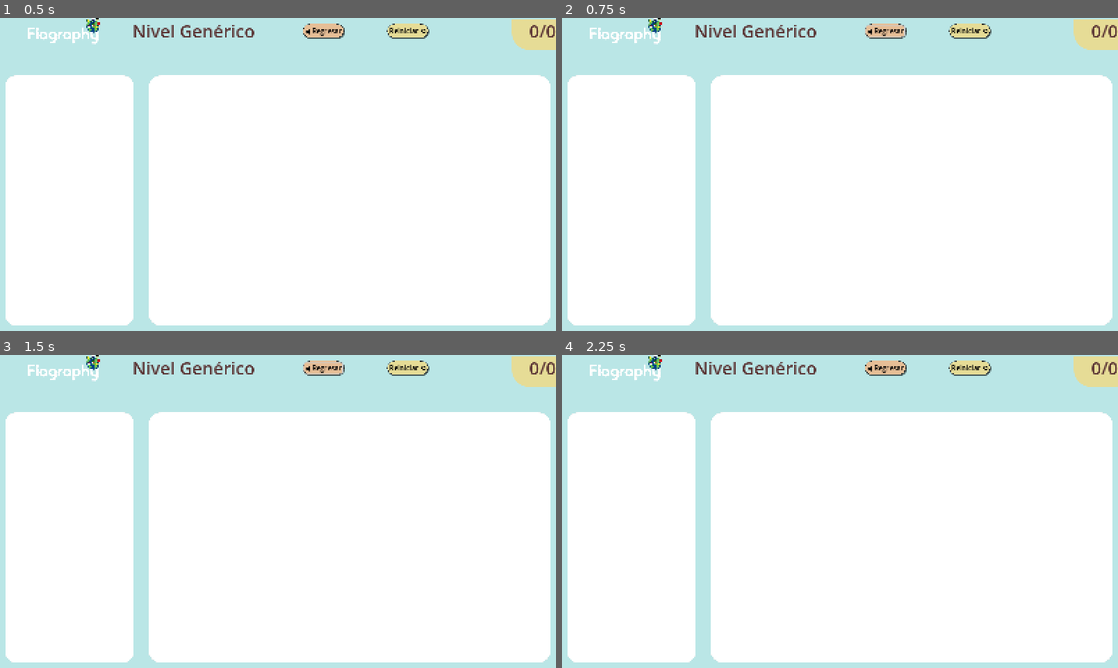
Above: before the commit, frames 1-4 (two rows, left to right).
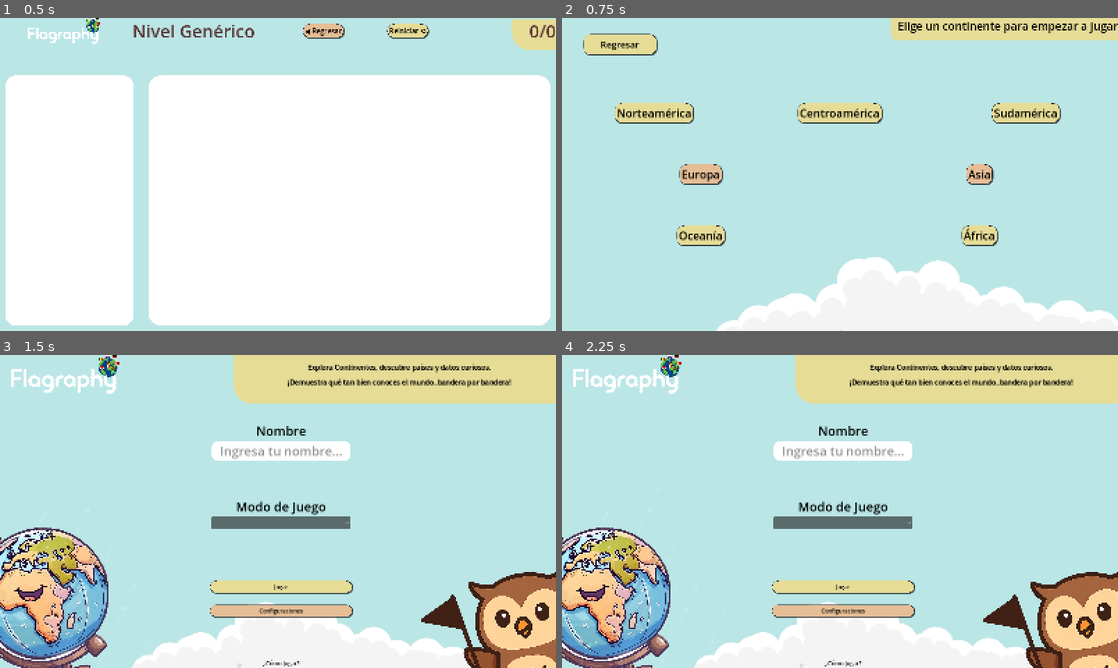
Above: after the commit, the same moments.

Repository: KealPetu/Flagraphy
Game: Godot game, scene res://Scenes/Objects/LevelBase.tscn
The game is run twice, just before and just after one commit, with the same random seed, the same clock (stepped at 60 frames per second) and the same inputs. This scene is started directly instead of the project's main scene.
Inputs (mouse positions are in pixels of both pictures, inside the frame that each line leads up to):
- Up to frame 1 (0.5 s): no input
- Up to frame 2 (0.75 s): click "◀ Regresar" at 0.5 s
- Up to frame 3 (1.5 s): click "◀ Regresar" (after the commit: "Regresar") at 1.25 s
- Up to frame 4 (2.25 s): click (967, 367) at 2 s, where only the run before the commit has a clickable "Reiniciar ⟲"

Frame 1 is identical in both runs. In frame 2, 74% of the frame differs, in the area x 1-100%, y 0-100%; in frame 3, 81%, in the area x 0-100%, y 0-100%; in frame 4, 81%.

Commit message:
- Implementacion de un nuevo menú de selección de niveles - Actualizacion en la estructura de las escenas para Norteamérica.

Diff:
--- /dev/null
+++ b/Assets/Estilos/Botones/BotonPaises/Normal.tres
@@ -0,0 +1,20 @@
+[gd_resource type="StyleBoxFlat" format=3 uid="uid://26ijo1rgnptr"]
+
+[resource]
+bg_color = Color(0.9019608, 0.8627451, 0.5882353, 1)
+border_width_left = 1
+border_width_top = 1
+border_width_right = 1
+border_width_bottom = 1
+border_color = Color(0.14406252, 0.14406258, 0.14406243, 1)
+border_blend = true
+corner_radius_top_left = 20
+corner_radius_top_right = 20
+corner_radius_bottom_right = 20
+corner_radius_bottom_left = 20
+expand_margin_left = 5.0
+expand_margin_top = 5.0
+expand_margin_right = 5.0
+expand_margin_bottom = 5.0
+shadow_size = 2
+shadow_offset = Vector2(2, 2)
--- /dev/null
+++ b/Assets/Estilos/Botones/BotonPaises/Pressed.tres
@@ -0,0 +1,19 @@
+[gd_resource type="StyleBoxFlat" format=3 uid="uid://ce5wnck680iyv"]
+
+[resource]
+bg_color = Color(0.9019608, 0.8627451, 0.5882353, 1)
+border_width_left = 1
+border_width_top = 1
+border_width_right = 1
+border_width_bottom = 1
+border_color = Color(0.14406252, 0.14406258, 0.14406243, 1)
+border_blend = true
+corner_radius_top_left = 20
+corner_radius_top_right = 20
+corner_radius_bottom_right = 20
+corner_radius_bottom_left = 20
+expand_margin_left = 5.0
+expand_margin_top = 5.0
+expand_margin_right = 5.0
+expand_margin_bottom = 5.0
+shadow_size = 2
--- a/Scenes/Levels/LevelNorthAmerica.tscn
+++ b/Scenes/Levels/Norteamerica.tscn
@@ -10,7 +10,7 @@
 
 [sub_resource type="StyleBoxEmpty" id="StyleBoxEmpty_77rsg"]
 
-[node name="LevelNorthAmerica" instance=ExtResource("1_3tjb2")]
+[node name="LevelNorteAmerica" instance=ExtResource("1_3tjb2")]
 level_name = "Norte America"
 
 [node name="Nivel" parent="TopPanel/HBoxContainer" index="1"]
--- /dev/null
+++ b/Scenes/MenuSeleccion.tscn
@@ -0,0 +1,190 @@
+[gd_scene load_steps=8 format=3 uid="uid://cmhnv1bag0t63"]
+
+[ext_resource type="StyleBox" uid="uid://26ijo1rgnptr" path="res://Assets/Estilos/Botones/BotonPaises/Normal.tres" id="1_fd5v2"]
+[ext_resource type="Script" uid="uid://jutb6xqg7v64" path="res://Scripts/MenuSeleccion.gd" id="1_oxqg4"]
+[ext_resource type="StyleBox" uid="uid://ce5wnck680iyv" path="res://Assets/Estilos/Botones/BotonPaises/Pressed.tres" id="2_oxqg4"]
+[ext_resource type="Texture2D" uid="uid://b7j6kxmkhhngf" path="res://Assets/Misc/nubes.png" id="3_yubjf"]
+[ext_resource type="StyleBox" uid="uid://bvnp5be7v7sty" path="res://Assets/Estilos/Botones/BotonRegresar/Normal.tres" id="4_fd5v2"]
+[ext_resource type="StyleBox" uid="uid://oooigrg4cs3f" path="res://Assets/Estilos/Botones/BotonRegresar/Pressed.tres" id="5_oxqg4"]
+
+[sub_resource type="StyleBoxFlat" id="StyleBoxFlat_elb0g"]
+bg_color = Color(0.9019608, 0.8627451, 0.5882353, 1)
+corner_radius_bottom_left = 20
+expand_margin_left = 20.0
+expand_margin_bottom = 20.0
+
+[node name="MenuSeleccion" type="Control"]
+layout_mode = 3
+anchors_preset = 15
+anchor_right = 1.0
+anchor_bottom = 1.0
+grow_horizontal = 2
+grow_vertical = 2
+script = ExtResource("1_oxqg4")
+
+[node name="Label" type="Label" parent="."]
+layout_mode = 1
+anchors_preset = 1
+anchor_left = 1.0
+anchor_right = 1.0
+offset_left = -634.0
+offset_bottom = 45.0
+grow_horizontal = 0
+theme_override_colors/font_color = Color(0, 0, 0, 1)
+theme_override_font_sizes/font_size = 32
+theme_override_styles/normal = SubResource("StyleBoxFlat_elb0g")
+text = "Elige un continente para empezar a jugar"
+
+[node name="BotonRegresar" type="Button" parent="."]
+layout_mode = 0
+offset_left = 67.0
+offset_top = 51.0
+offset_right = 267.0
+offset_bottom = 101.0
+theme_override_colors/font_color = Color(0, 0, 0, 1)
+theme_override_colors/font_focus_color = Color(0, 0, 0, 1)
+theme_override_colors/font_pressed_color = Color(0, 0, 0, 1)
+theme_override_colors/font_hover_color = Color(0, 0, 0, 1)
+theme_override_font_sizes/font_size = 26
+theme_override_styles/normal = ExtResource("1_fd5v2")
+theme_override_styles/pressed = ExtResource("2_oxqg4")
+theme_override_styles/hover = ExtResource("1_fd5v2")
+text = "Regresar
+"
+
+[node name="Nubes" type="TextureRect" parent="."]
+layout_mode = 1
+anchors_preset = 3
+anchor_left = 1.0
+anchor_top = 1.0
+anchor_right = 1.0
+anchor_bottom = 1.0
+offset_left = -1209.0
+offset_top = -247.0
+offset_right = -159.0
+offset_bottom = 103.0
+grow_horizontal = 0
+grow_vertical = 0
+scale = Vector2(1.2, 1.2)
+texture = ExtResource("3_yubjf")
+
+[node name="ContenedorBotones" type="VBoxContainer" parent="."]
+layout_mode = 1
+anchors_preset = 8
+anchor_left = 0.5
+anchor_top = 0.5
+anchor_right = 0.5
+anchor_bottom = 0.5
+offset_left = -800.0
+offset_top = -325.0
+offset_right = 800.0
+offset_bottom = 325.0
+grow_horizontal = 2
+grow_vertical = 2
+alignment = 1
+
+[node name="ContenedorBotonesAmericas" type="HBoxContainer" parent="ContenedorBotones"]
+layout_mode = 2
+size_flags_vertical = 6
+alignment = 1
+
+[node name="BotonNorteamerica" type="Button" parent="ContenedorBotones/ContenedorBotonesAmericas"]
+layout_mode = 2
+size_flags_horizontal = 6
+theme_override_colors/font_color = Color(0, 0, 0, 1)
+theme_override_colors/font_focus_color = Color(0, 0, 0, 1)
+theme_override_colors/font_pressed_color = Color(0, 0, 0, 1)
+theme_override_colors/font_hover_color = Color(0, 0, 0, 1)
+theme_override_font_sizes/font_size = 32
+theme_override_styles/normal = ExtResource("1_fd5v2")
+theme_override_styles/pressed = ExtResource("2_oxqg4")
+theme_override_styles/hover = ExtResource("1_fd5v2")
+text = "Norteamérica"
+
+[node name="BotonCentroamerica" type="Button" parent="ContenedorBotones/ContenedorBotonesAmericas"]
+layout_mode = 2
+size_flags_horizontal = 6
+theme_override_colors/font_color = Color(0, 0, 0, 1)
+theme_override_colors/font_focus_color = Color(0, 0, 0, 1)
+theme_override_colors/font_pressed_color = Color(0, 0, 0, 1)
+theme_override_colors/font_hover_color = Color(0, 0, 0, 1)
+theme_override_font_sizes/font_size = 32
+theme_override_styles/normal = ExtResource("1_fd5v2")
+theme_override_styles/pressed = ExtResource("2_oxqg4")
+theme_override_styles/hover = ExtResource("1_fd5v2")
+text = "Centroamérica"
+
+[node name="BotonSudamerica" type="Button" parent="ContenedorBotones/ContenedorBotonesAmericas"]
+layout_mode = 2
+size_flags_horizontal = 6
+theme_override_colors/font_color = Color(0, 0, 0, 1)
+theme_override_colors/font_focus_color = Color(0, 0, 0, 1)
+theme_override_colors/font_pressed_color = Color(0, 0, 0, 1)
+theme_override_colors/font_hover_color = Color(0, 0, 0, 1)
+theme_override_font_sizes/font_size = 32
+theme_override_styles/normal = ExtResource("1_fd5v2")
+theme_override_styles/pressed = ExtResource("2_oxqg4")
+theme_override_styles/hover = ExtResource("1_fd5v2")
+text = "Sudamérica"
+
+[node name="ContenedorBotonesEurasia" type="HBoxContainer" parent="ContenedorBotones"]
+layout_mode = 2
+alignment = 1
+
+[node name="BotonEuropa" type="Button" parent="ContenedorBotones/ContenedorBotonesEurasia"]
+layout_mode = 2
+size_flags_horizontal = 6
+theme_override_colors/font_color = Color(0, 0, 0, 1)
+theme_override_colors/font_focus_color = Color(0, 0, 0, 1)
+theme_override_colors/font_pressed_color = Color(0, 0, 0, 1)
+theme_override_colors/font_hover_color = Color(0, 0, 0, 1)
+theme_override_font_sizes/font_size = 32
+theme_override_styles/normal = ExtResource("4_fd5v2")
+theme_override_styles/pressed = ExtResource("5_oxqg4")
+theme_override_styles/hover = ExtResource("4_fd5v2")
+text = "Europa"
+
+[node name="BotonAsia" type="Button" parent="ContenedorBotones/ContenedorBotonesEurasia"]
+layout_mode = 2
+size_flags_horizontal = 6
+theme_override_colors/font_color = Color(0, 0, 0, 1)
+theme_override_colors/font_focus_color = Color(0, 0, 0, 1)
+theme_override_colors/font_pressed_color = Color(0, 0, 0, 1)
+theme_override_colors/font_hover_color = Color(0, 0, 0, 1)
+theme_override_font_sizes/font_size = 32
+theme_override_styles/normal = ExtResource("4_fd5v2")
+theme_override_styles/pressed = ExtResource("5_oxqg4")
+theme_override_styles/hover = ExtResource("4_fd5v2")
+text = "Asia"
+
+[node name="ContenedorBotonesAfricaOceania" type="HBoxContainer" parent="ContenedorBotones"]
+layout_mode = 2
+size_flags_vertical = 6
+alignment = 1
+
+[node name="BotonOceania" type="Button" parent="ContenedorBotones/ContenedorBotonesAfricaOceania"]
+layout_mode = 2
+size_flags_horizontal = 6
+theme_override_colors/font_color = Color(0, 0, 0, 1)
+theme_override_colors/font_focus_color = Color(0, 0, 0, 1)
+theme_override_colors/font_pressed_color = Color(0, 0, 0, 1)
+theme_override_colors/font_hover_color = Color(0, 0, 0, 1)
+theme_override_font_sizes/font_size = 32
+theme_override_styles/normal = ExtResource("1_fd5v2")
+theme_override_styles/pressed = ExtResource("2_oxqg4")
+theme_override_styles/hover = ExtResource("1_fd5v2")
+text = "Oceanía"
+
+[node name="BotonAfrica" type="Button" parent="ContenedorBotones/ContenedorBotonesAfricaOceania"]
+layout_mode = 2
+size_flags_horizontal = 6
+size_flags_vertical = 4
+theme_override_colors/font_color = Color(0, 0, 0, 1)
+theme_override_colors/font_focus_color = Color(0, 0, 0, 1)
+theme_override_colors/font_pressed_color = Color(0, 0, 0, 1)
+theme_override_colors/font_hover_color = Color(0, 0, 0, 1)
+theme_override_font_sizes/font_size = 32
+theme_override_styles/normal = ExtResource("1_fd5v2")
+theme_override_styles/pressed = ExtResource("2_oxqg4")
+theme_override_styles/hover = ExtResource("1_fd5v2")
+text = "África"
--- a/Scenes/Objects/LevelBase.tscn
+++ b/Scenes/Objects/LevelBase.tscn
@@ -51,10 +51,13 @@
 corner_radius_bottom_right = 50
 corner_radius_bottom_left = 50
 
-[node name="LevelBase" type="Node2D"]
+[node name="LevelBase" type="Control"]
+layout_mode = 3
+anchors_preset = 0
 script = ExtResource("1_wrhoe")
 
 [node name="TopPanel" type="Panel" parent="."]
+layout_mode = 0
 offset_right = 1600.0
 offset_bottom = 75.0
 theme_override_styles/panel = SubResource("StyleBoxEmpty_ilmpw")
@@ -121,6 +124,7 @@
 vertical_alignment = 1
 
 [node name="HSplitContainer" type="HSplitContainer" parent="."]
+layout_mode = 0
 offset_top = 150.0
 offset_right = 1600.0
 offset_bottom = 900.0
--- a/Scripts/LevelBase.gd
+++ b/Scripts/LevelBase.gd
@@ -1,13 +1,15 @@
-class_name LevelBase extends Node2D # class_name permite que otros scripts sepan qué es esto
+class_name LevelBase extends Control # class_name permite que otros scripts sepan qué es esto
 
 @export var level_name: String = "Nivel Genérico"
 @onready var flag_container = $HSplitContainer/ScrollContainer/FlagContainer
 @onready var map_container = $HSplitContainer/MapContainer
 @onready var puntaje_label = $TopPanel/HBoxContainer/Puntaje
 @onready var nivel_label: Label = $TopPanel/HBoxContainer/Nivel
+@onready var boton_regresar: Button = $TopPanel/HBoxContainer/BotonRegresar
 
 # Referencia a la escena de la bandera para instanciarla dinámicamente
 var flag_scene = preload("res://Scenes/Objects/Flag.tscn")
+const MENU_SELECCION = "res://Scenes/MenuSeleccion.tscn"
 
 const POINTS_PER_COUNTRY = 10
 var score = 0
@@ -21,6 +23,7 @@
 	setup_level()
 	max_score = POINTS_PER_COUNTRY * total_countries
 	puntaje_label.text = str(score) + "/" + str(max_score)
+	boton_regresar.pressed.connect(cambiar_escena_menu_seleccion)
 
 func _find_spanish_voice():
 	var voices = DisplayServer.tts_get_voices()
@@ -88,3 +91,7 @@
 
 func _on_mapa_textura_mouse_entered() -> void:
 	speak_feedback(map_container.accessibility_name)
+
+func cambiar_escena_menu_seleccion():
+	get_tree().change_scene_to_file(MENU_SELECCION)
+	pass
--- a/Scripts/MenuPrincipal.gd
+++ b/Scripts/MenuPrincipal.gd
@@ -1,7 +1,7 @@
 class_name MenuPrincipal extends Control
 
-@onready var nombre_line_edit: LineEdit = $Opciones/SeccionNombre/NombreLineEdit
-@onready var lista_modos: OptionButton = $Opciones/SeccionModoJuego/ListaModos
+@onready var nombre_line_edit: LineEdit = $Opciones/NombreLineEdit
+@onready var lista_modos: OptionButton = $Opciones/ListaModos
 @onready var boton_jugar: Button = $Opciones/BotonJugar
 @onready var boton_configuraciones: Button = $Opciones/BotonConfiguraciones
 @onready var boton_como_jugar: Button = $Opciones/BotonComoJugar
@@ -13,9 +13,16 @@
 func _ready() -> void:
 	boton_como_jugar.pressed.connect(cambiar_escena_tutorial)
 	boton_configuraciones.pressed.connect(cambiar_escena_configuraciones)
+	boton_jugar.pressed.connect(cambiar_escena_juego)
 
 func cambiar_escena_tutorial():
 	get_tree().change_scene_to_file(escena_tutorial)
 
 func cambiar_escena_configuraciones():
 	get_tree().change_scene_to_file(escena_configuraciones)
+
+func cambiar_escena_juego():
+	if lista_modos.selected == 0:
+		get_tree().change_scene_to_file(escena_seleccion_nivel_pais)
+	elif lista_modos.selected == 1:
+		get_tree().change_scene_to_file(escena_configuraciones) #TODO: Desarrollar nivel global
--- /dev/null
+++ b/Scripts/MenuSeleccion.gd
@@ -0,0 +1,27 @@
+extends Control
+
+@onready var boton_regresar: Button = $BotonRegresar
+@onready var boton_norteamerica: Button = $ContenedorBotones/ContenedorBotonesAmericas/BotonNorteamerica
+@onready var boton_centroamerica: Button = $ContenedorBotones/ContenedorBotonesAmericas/BotonCentroamerica
+@onready var boton_sudamerica: Button = $ContenedorBotones/ContenedorBotonesAmericas/BotonSudamerica
+@onready var boton_europa: Button = $ContenedorBotones/ContenedorBotonesEurasia/BotonEuropa
+@onready var boton_asia: Button = $ContenedorBotones/ContenedorBotonesEurasia/BotonAsia
+@onready var boton_oceania: Button = $ContenedorBotones/ContenedorBotonesAfricaOceania/BotonOceania
+@onready var boton_africa: Button = $ContenedorBotones/ContenedorBotonesAfricaOceania/BotonAfrica
+
+const MENU_PRINCIPAL = "res://Scenes/MenuPrincipal.tscn"
+const NORTEAMERICA = "res://Scenes/Levels/Norteamerica.tscn"
+
+
+# Called when the node enters the scene tree for the first time.
+func _ready() -> void:
+	boton_regresar.pressed.connect(cambiar_escena_menu_principal)
+	boton_norteamerica.pressed.connect(cambiar_escena_nivel)
+	pass
+
+func cambiar_escena_menu_principal():
+	get_tree().change_scene_to_file(MENU_PRINCIPAL)
+
+func cambiar_escena_nivel():
+	get_tree().change_scene_to_file(NORTEAMERICA)
+	pass
Not shown, added: Scripts/MenuSeleccion.gd.uid
